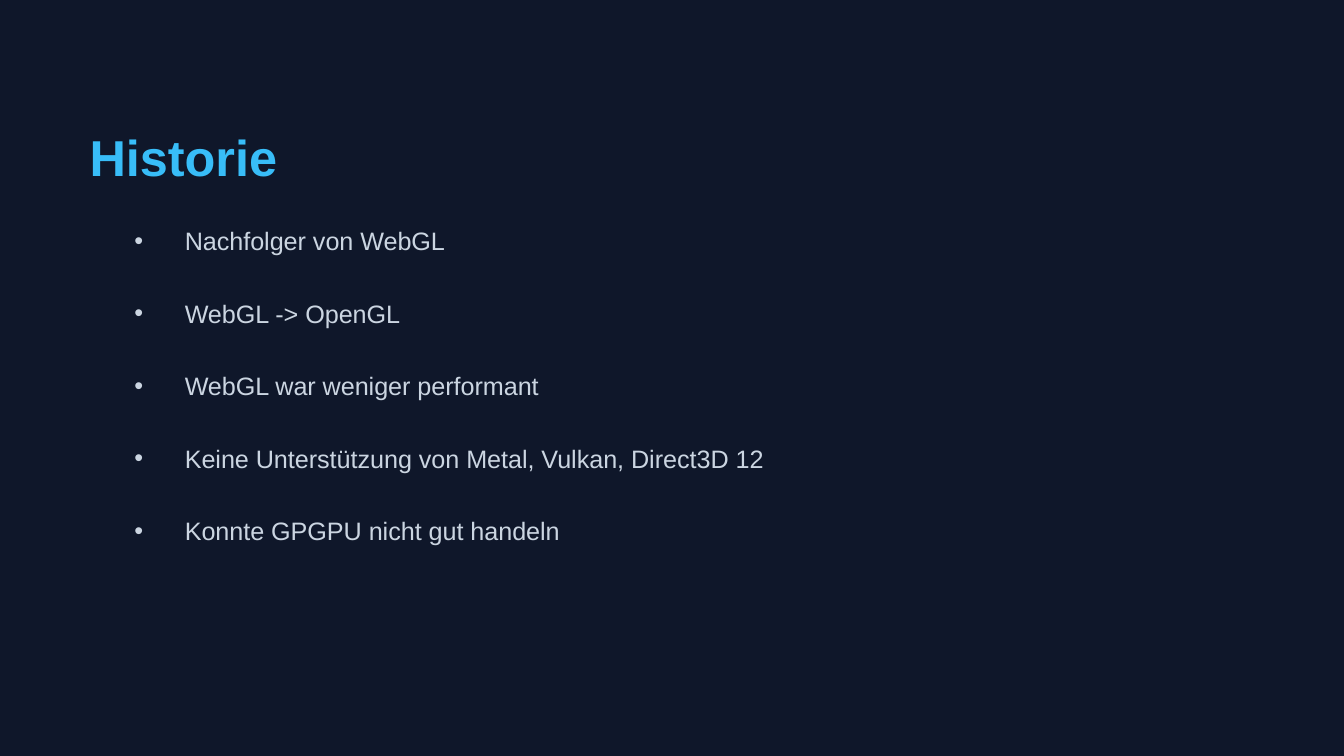
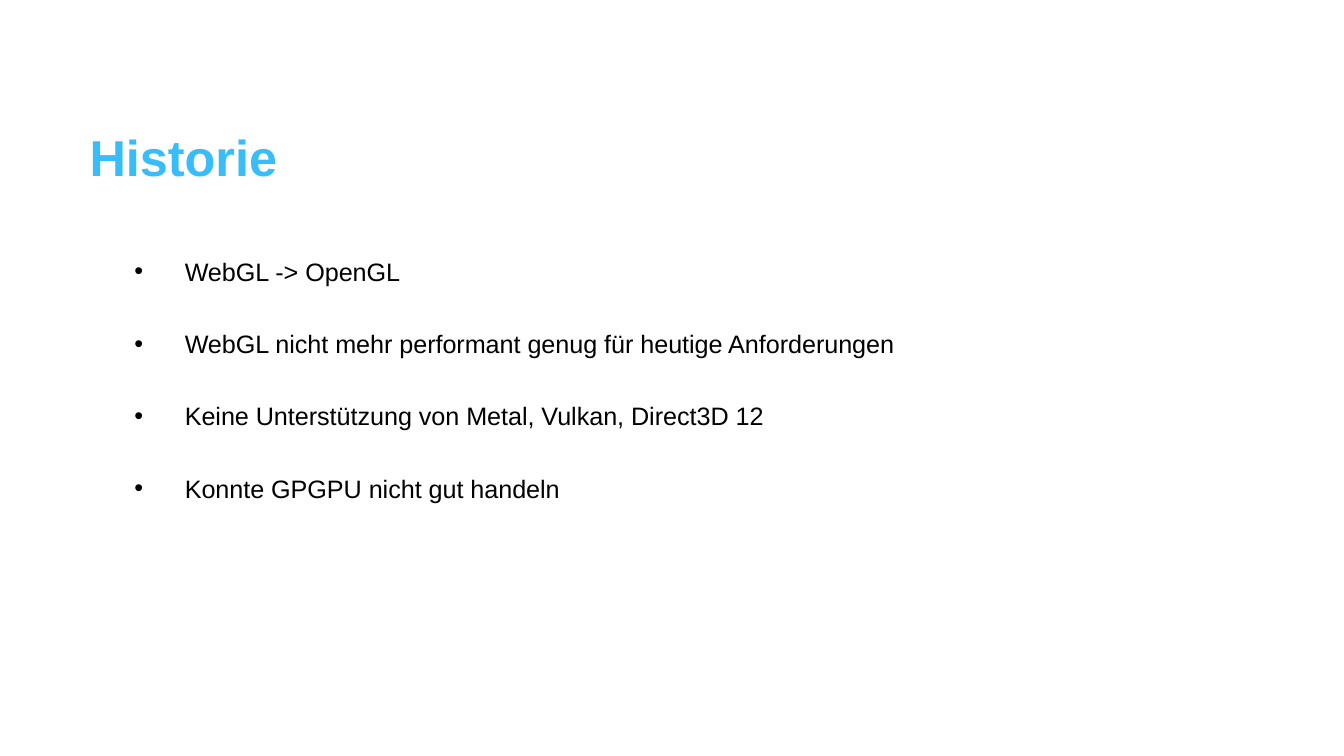
Before and after one commit to traum3rei/concepts-of-go, a slide deck: slide 2 of Zwischenpräsentation/WebGPU Technischer Überblick.pptx. Drawn at 1344x756 pixels with LibreOffice and Linux fonts; fonts in the diff are those of the drawing. Boxes give left, top, right and bottom in pixels: in the first picture for what was removed or moved away, otherwise in the second. Text is boxed around its words. In the diff, an @@ line names an element or a change of style, - is before the commit and + after.

```diff
--- a/Zwischenpräsentation/WebGPU Technischer Überblick.pptx
+++ b/Zwischenpräsentation/WebGPU Technischer Überblick.pptx
@@ background #0F172A to #FFFFFF @@
@@ text at bbox=[185, 231, 445, 255]: paragraph removed @@
-• Nachfolger von WebGL
@@ text at bbox=[185, 262, 764, 504]: text colour #CBD5E1 to #000000 in "WebGL -> OpenGL", "Keine Unterstützung von Metal, Vulkan, Direct3D 12", "Konnte GPGPU nicht gut handeln"; bullet colour #CBD5E1 to #000000 @@
@@ text at bbox=[185, 334, 894, 359]: text changed; text colour #CBD5E1 to #000000 @@
-• WebGL war weniger performant
+• WebGL nicht mehr performant genug für heutige Anforderungen
```
Also in this commit, not shown: 6 other slides changed, 2 slides added, 1 slide removed, 3 other files.
